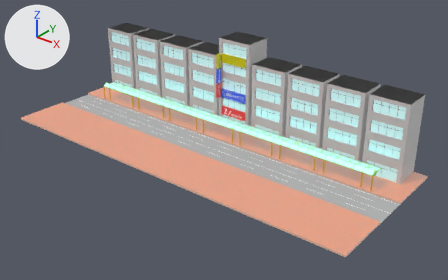
The glTF model resources/model/shopping-street.glb as it was, and as the next commit left it.
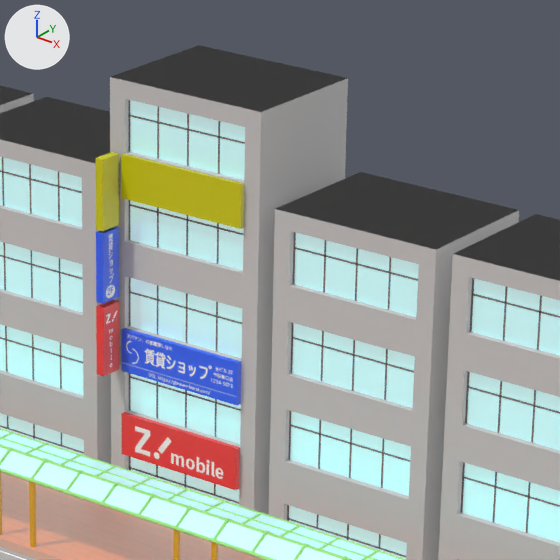
There are two pictures of each version: one whole from a 50 mm camera at (19.11, -22.27, 14.55) aimed at (1.33, -0.04, 0.77), one close up on the part from 44% to 69% of the width and 8% to 48% of the height. The axes (+X, +Y, +Z) are drawn at upper left. The lights are the same throughout. Where no turn or scale is listed for an object, it has been applied to the vertices. Vertices at the same position are counted once.

In view in the first close-up: '1f-base', '2f-base', '2f-glass', '3f-over', 'arcade-copy', 'building-copy', 'k-sonota', 'k-zmobile-tate', 'k-zmobile-yoko', 'kanban-apaman-tate', 'kanban-apaman-yoko', 'load'.
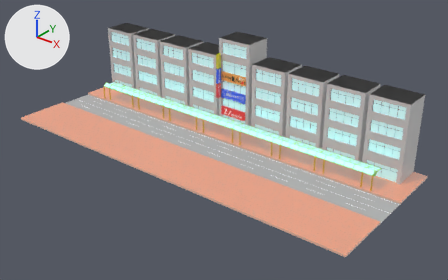
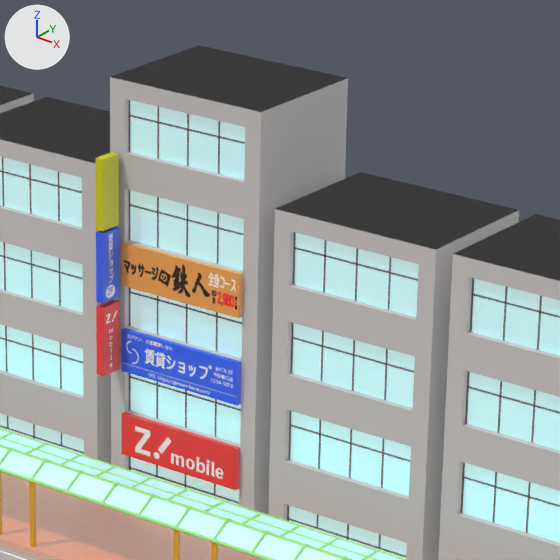
Commit message: マッサージ屋さんの横看板を追加

Changed parts and their boxes [x1, y1, x2, y2] in the close-ups (560 x 560 px):
'k-sonota', reshaped (83% narrower): before [95, 152, 244, 231]; after [95, 152, 119, 231]
'kanban-hogushi-yoko', added (orange): after [121, 242, 243, 318]
part 1 of me_k_sonota, deleted (yellow): before [121, 154, 244, 229]

What the commit changed:
Picture 'Image_5' (img_image_5) is new.
Material 'kanban-hogushi-yoko' (mat_kanban_hogushi_yoko) is new.
Its texture is img_image_5.
me_k_sonota has 16 vertices, 24 faces and spans x -0.95..0.8, y 2.14..2.45, z 3.49..4.3.
me_k_sonota is used by ob_k_sonota; location (0.0, 0.0, 0.0).
me_k_sonota part 1: the loose piece of 8 vertices spanning x -0.8..0.8, y 2.39..2.45, z 3.8..4.3 is deleted.
Mesh me_kanban_hogushi_yoko is new.
It is a box spanning x -0.8..0.8, y 2.39..2.45, z 2.81..3.3.
It uses material mat_kanban_hogushi_yoko (picture img_image_5).
Object 'kanban-hogushi-yoko' (ob_kanban_hogushi_yoko) is new; it shows me_kanban_hogushi_yoko.
Its location is (0.0, 0.0, 0.0).
